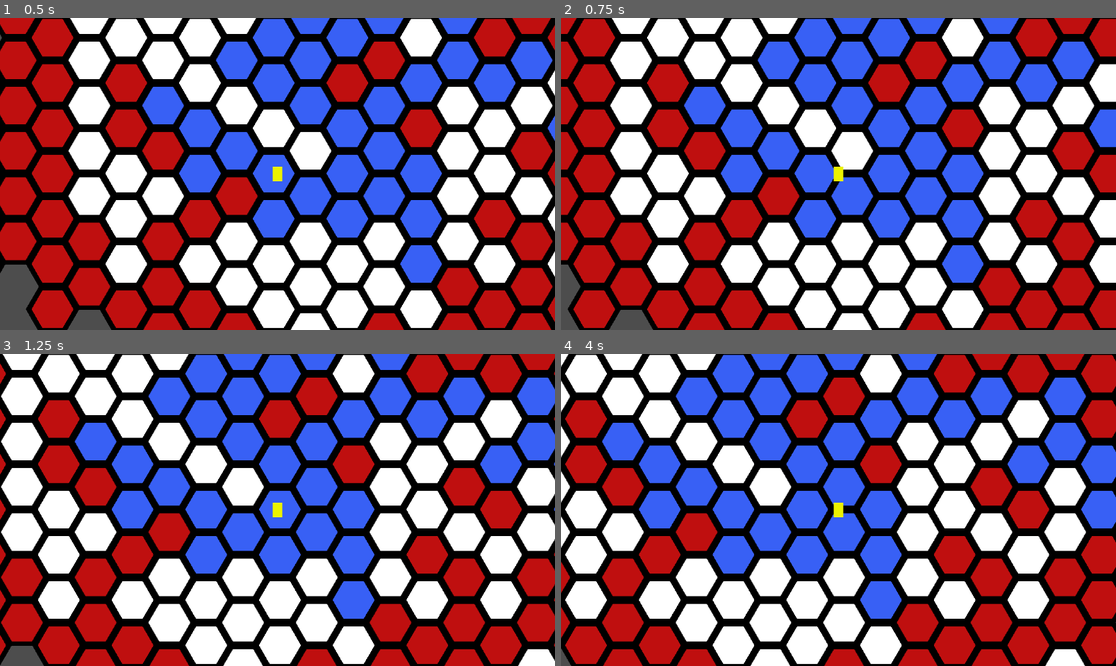
Above: before the commit, frames 1-4 (two rows, left to right).
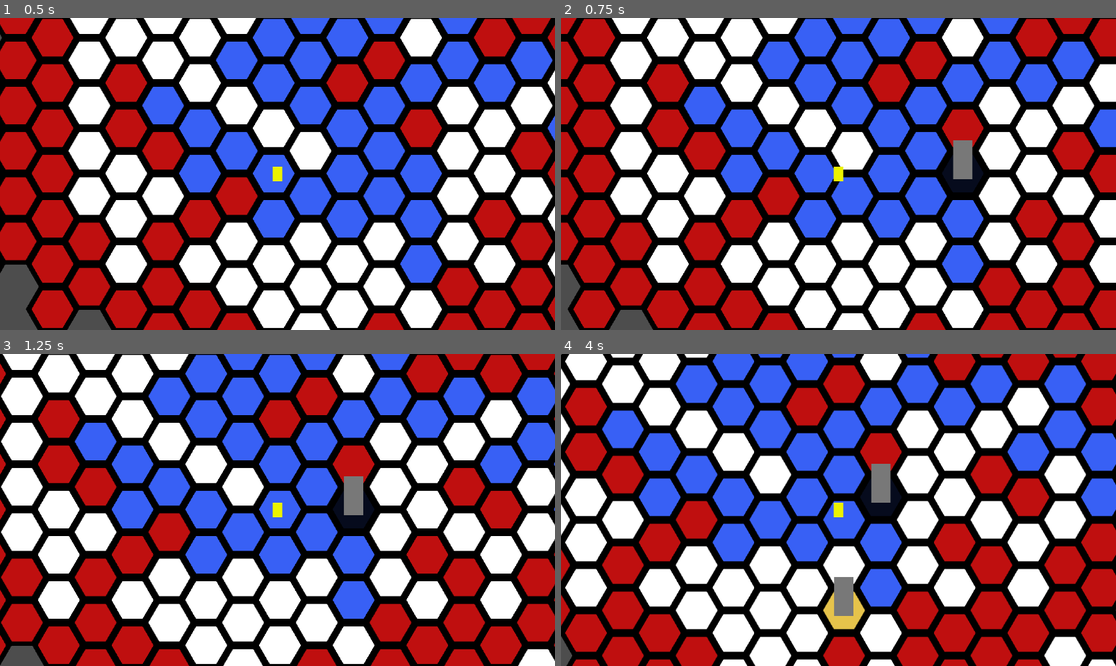
Above: after the commit, the same moments.

Repository: cjack-chmod/ProjectBH
Game: Godot game, scene res://scenes/main.tscn
The game is run twice, just before and just after one commit, with the same random seed, the same clock (stepped at 60 frames per second) and the same inputs.
Inputs (mouse positions are in pixels of both pictures, inside the frame that each line leads up to):
- Up to frame 1 (0.5 s): no input
- Up to frame 2 (0.75 s): tap Enter at 0.5 s; move the mouse to (960, 158) at 0.52 s; hold D (right) from 0.53 s (still down); click (960, 158) at 0.67 s
- Up to frame 3 (1.25 s): keep holding D (right)
- Up to frame 4 (4 s): move the mouse to (727, 525) at 1.27 s; release D (right) at 1.28 s; hold S (down) 1.28-2.03 s; move the mouse to (894, 441) at 2.02 s; hold D (right) 2.03-2.78 s; move the mouse to (810, 572) at 2.77 s; hold W (up) 2.78-3.53 s; click (810, 572) at 2.92 s; move the mouse to (1005, 556) at 3.52 s; hold A (left) from 3.53 s (still down)

Frame 1 is identical in both runs. In frame 2, 0.9% of the frame differs, in the area x 68-77%, y 39-56%; in frame 3, 0.8%; in frame 4, 53%, in the area x 0-100%, y 0-100%.
Error before the commit: Parse Error: Identifier "_main_layer" not declared in the current scope. (res://scripts/tilemaps/hex_tilemap_controller.gd:35)

Commit message:
bug fix

Diff:
--- a/scripts/tilemaps/hex_tilemap_controller.gd
+++ b/scripts/tilemaps/hex_tilemap_controller.gd
@@ -32,7 +32,7 @@
 			tile_set.get_source(MAIN_ATLAS_ID).get_alternative_tiles_count(_current_atlas_coords)
 		)
 		set_cell(
-			_main_layer,
+			MAIN_LAYER,
 			_pos_clicked,
 			MAIN_ATLAS_ID,
 			_current_atlas_coords,
